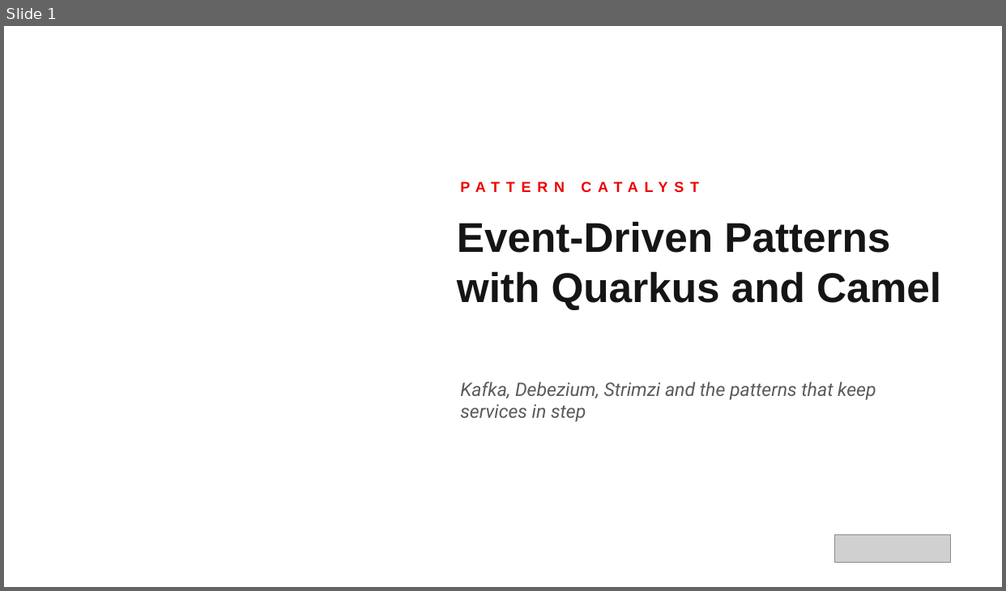
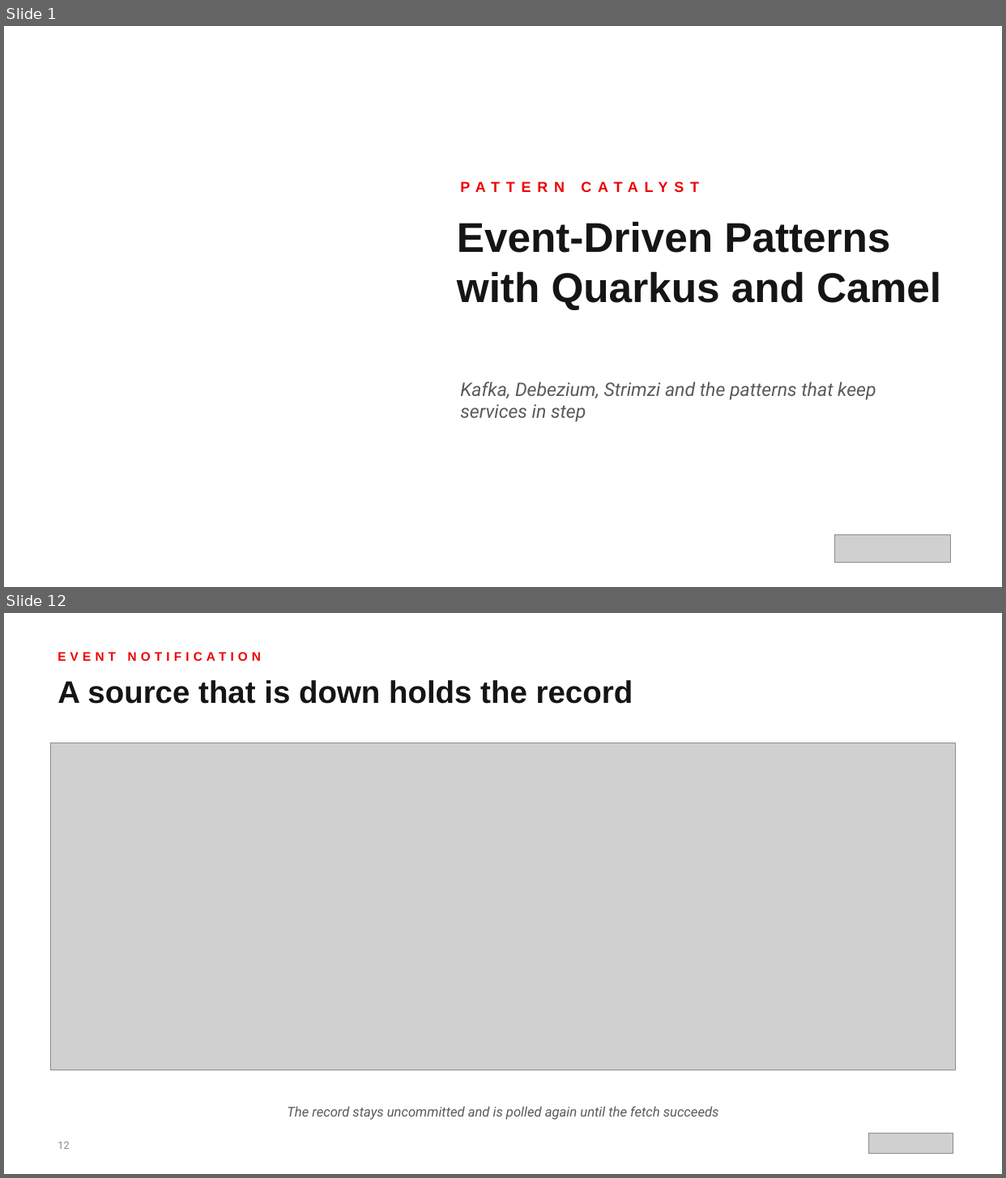
Before and after one commit to patterncatalyst/event-driven-patterns-with-quarkus-and-camel, a slide deck: lgtm-presentation/Event-Driven-Patterns-with-Quarkus-and-Camel.pptx. Shown one above the other, each under a label of ours: slide 1 before the commit, slides 1 and 12 after it; the slides between them are not shown. The pictures are 1006x591 and 1006x1178 pixels, drawn with LibreOffice and Linux fonts; fonts in the diff are those of the drawing; grey boxes stand for pictures; background and template pictures are left out. Boxes give left, top, right and bottom in pixels: in the first picture for what was removed or moved away, otherwise in the second. Text is boxed around its words. In the diff, an @@ line names an element or a change of style, - is before the commit and + after.

Commit message:
chore(r15.0): deck sections, text copy, evidence map

```diff
--- a/lgtm-presentation/Event-Driven-Patterns-with-Quarkus-and-Camel.pptx
+++ b/lgtm-presentation/Event-Driven-Patterns-with-Quarkus-and-Camel.pptx
@@ slide 12 added at bbox=[4, 613, 1002, 1174], background #FFFFFF @@
@@ text added at bbox=[50, 645, 956, 668], 12 pt, text #EE0000, bold @@
+EVENT NOTIFICATION
@@ text added at bbox=[57, 680, 633, 704], 30 pt, text #151515, bold @@
+A source that is down holds the record
@@ picture added at bbox=[50, 743, 956, 1071] @@
@@ text added at bbox=[287, 1106, 719, 1120], 13 pt, text #5A5A5A, italic @@
+The record stays uncommitted and is polled again until the fetch succeeds
@@ text added at bbox=[57, 1142, 69, 1149], 10 pt, text #8A8A8A @@
+12
@@ picture added at bbox=[868, 1133, 953, 1153] @@
```
Also in this commit, not shown: 118 other slides added, 1 slide removed, 11 other files.
